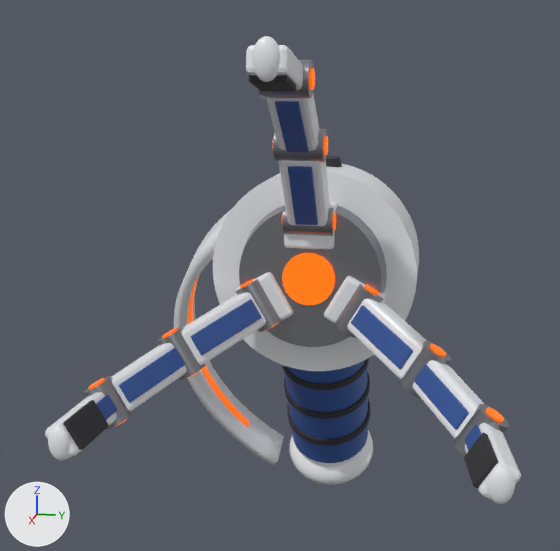
The glTF model Tools/claw/claw_tool.glb: old version first, new version second.
One viewpoint serves both versions: a 50 mm camera at (0.3, 0.041, 0.114) aimed at (0.036, -0.012, 0.048). Every picture has the same lights, and +X, +Y and +Z are marked at lower left. The older version comes first.

The older version as bpy lines, for what is in view:
```python
ob_clawbody = bpy.data.objects.new('ClawBody', me_clawbody)
ob_clawbody.location = (0.0, 0.0, 0.0)
ob_f0s0 = bpy.data.objects.new('F0S0', me_f0s0)
ob_f0s0.location = (0.0, 0.0, 0.0)
ob_f0s2 = bpy.data.objects.new('F0S2', me_f0s2)
ob_f0s2.location = (0.0, 0.0, 0.0)
ob_f1s0 = bpy.data.objects.new('F1S0', me_f1s0)
ob_f1s0.location = (0.0, 0.0, 0.0)
ob_f1s1 = bpy.data.objects.new('F1S1', me_f1s1)
ob_f1s1.location = (0.0, 0.0, 0.0)
ob_f1s2 = bpy.data.objects.new('F1S2', me_f1s2)
ob_f1s2.location = (0.0, 0.0, 0.0)
ob_f2s0 = bpy.data.objects.new('F2S0', me_f2s0)
ob_f2s0.location = (0.0, 0.0, 0.0)
ob_f2s1 = bpy.data.objects.new('F2S1', me_f2s1)
ob_f2s1.location = (0.0, 0.0, 0.0)
ob_f2s2 = bpy.data.objects.new('F2S2', me_f2s2)
ob_f2s2.location = (0.0, 0.0, 0.0)
# also in view: 'F0S1' at (0.074, 0.0, 0.104)
```
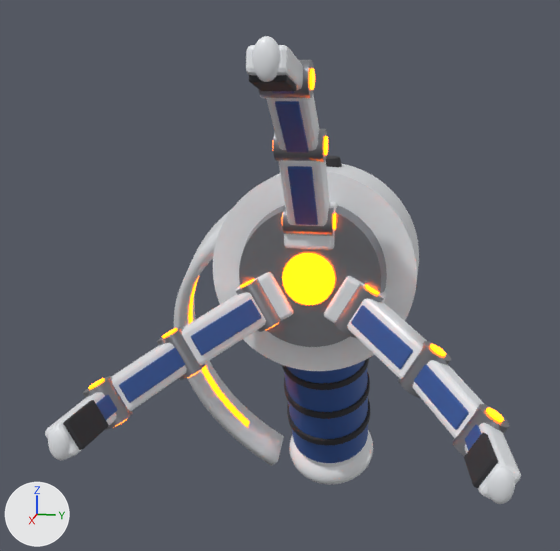
What the commit changed:
In material 'M_ClawGlow' (mat_m_clawglow), emission_strength goes from 1.0 to 8.0.

Location of each change, (x1, y1, x2, y2) in pixels of the pictures (560 x 551 px):
'ClawBody', surface changed: (174, 156, 417, 464) in both
'F2S0', surface changed: (334, 283, 424, 379) in both
'F1S0', surface changed: (182, 279, 281, 365) in both
'F2S2', surface changed: (453, 405, 508, 455) in both
'F2S1', surface changed: (399, 341, 477, 438) in both
'F0S0', surface changed: (279, 160, 336, 236) in both
'F1S1', surface changed: (111, 326, 205, 411) in both
'F1S2', surface changed: (85, 376, 133, 429) in both
'F0S2', surface changed: (268, 64, 315, 98) in both
'F0S1', surface changed: (268, 95, 328, 162) in both
